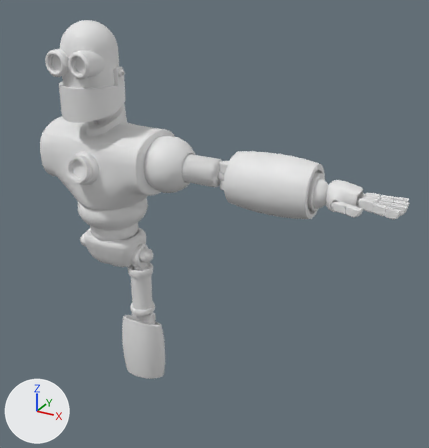
The Blender file Robo/robo.blend: old version first, new version second.
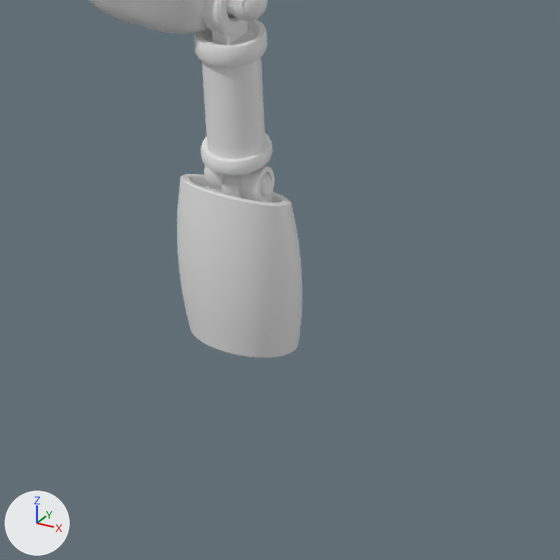
Each version is shown whole from a camera (50 mm lens) standing at (2.813, -3.315, 4.193) and looking at (0.846, 0.261, 2.405), then close up on the part from 14% to 59% of the width and 57% to 100% of the height. The lights are fixed; the arrows at lower left show +X, +Y and +Z.

In view in the first close-up: 'Arm.001', 'Cylinder.004', 'Hip'.
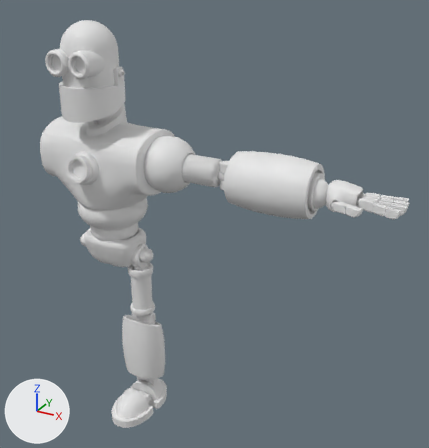
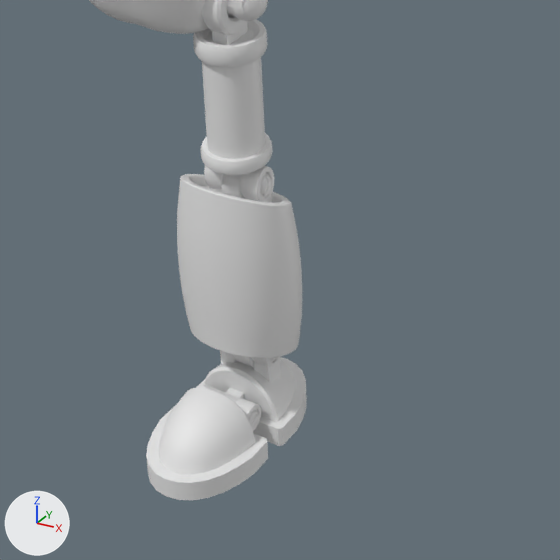
The change, as a diff of the scene's bpy script:
```diff
--- a/Robo/robo.blend.py
+++ b/Robo/robo.blend.py
@@ me_cylinder_008 @@
+me_cylinder_008.from_pydata(...)  # 1143 vertices, 1069 faces; spans x -0.162..0.176, y -0.103..0.1, z -0.062..0.4
+me_cylinder_008.polygons.foreach_set('use_smooth', [True] * 1069)
@@ me_cube_005 @@
+me_cube_005.from_pydata(...)  # 1289 vertices, 1185 faces; spans x 0.059..0.396, y -0.288..0.09, z 0.628..0.949
+me_cube_005.polygons.foreach_set('use_smooth', [True] * 1185)
@@ ob_cylinder_003 @@
+ob_cylinder_003 = bpy.data.objects.new('Cylinder.003', me_cylinder_008)
+ob_cylinder_003.location = (0.233, 0.012, 0.729)
+ob_cylinder_003.rotation_euler = (1.571, 3.142, 0.0146)  # degrees (90, 180, 0.8)
+ob_cylinder_003.scale = (1.0, 1.0, 0.751)
@@ ob_cube_013 @@
+ob_cube_013 = bpy.data.objects.new('Cube.013', me_cube_005)
+ob_cube_013.location = (0.461, 0.045, 0.0)
+ob_cube_013.rotation_euler = (0.0, 0.0, 3.142)  # degrees (0, 0, 180)
```

Pixel boxes [x1, y1, x2, y2] of what changed, in the close-ups (560 x 560 px):
'Cylinder.003', added
    after: [146, 385, 268, 500]
'Cube.013', added
    after: [197, 351, 307, 446]
